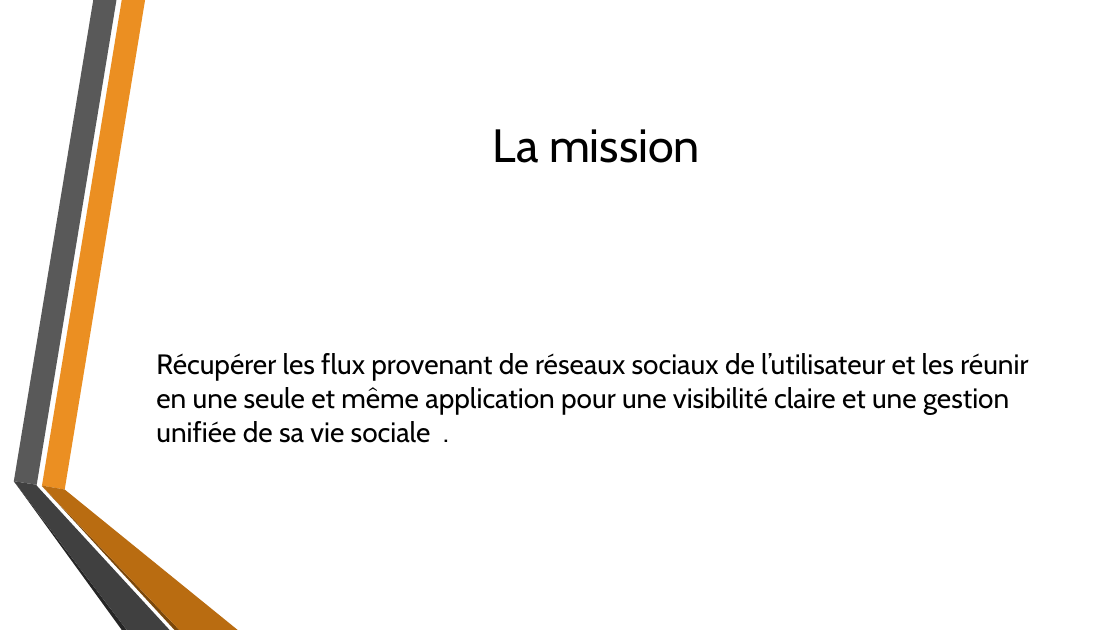
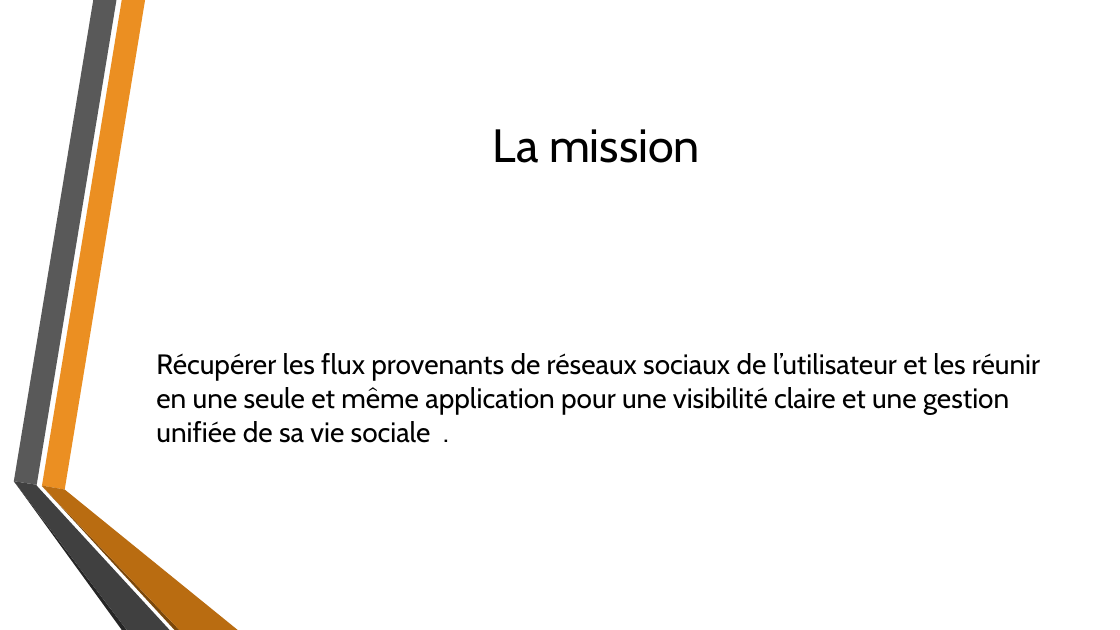
Before and after one commit to Bessalel/MySocialFeed, a slide deck: slide 5 of Avant-Projet/Réunion/[MSF]ReunionDeLancement.pptx. Drawn at 1120x630 pixels with LibreOffice and Linux fonts; fonts in the diff are those of the drawing. Boxes give left, top, right and bottom in pixels: in the first picture for what was removed or moved away, otherwise in the second. Text is boxed around its words. In the diff, an @@ line names an element or a change of style, - is before the commit and + after.

```diff
--- a/Avant-Projet/Réunion/[MSF]ReunionDeLancement.pptx
+++ b/Avant-Projet/Réunion/[MSF]ReunionDeLancement.pptx
@@ text at (156, 353, 1040, 443): text changed @@
-Récupérer les flux provenant de réseaux sociaux de l’utilisateur et les réunir en une seule et même application pour une visibilité claire et une gestion unifiée de sa vie sociale .
+Récupérer les flux provenants de réseaux sociaux de l’utilisateur et les réunir en une seule et même application pour une visibilité claire et une gestion unifiée de sa vie sociale .
```
Also in this commit, not shown: 2 other slides changed, 4 other files.
